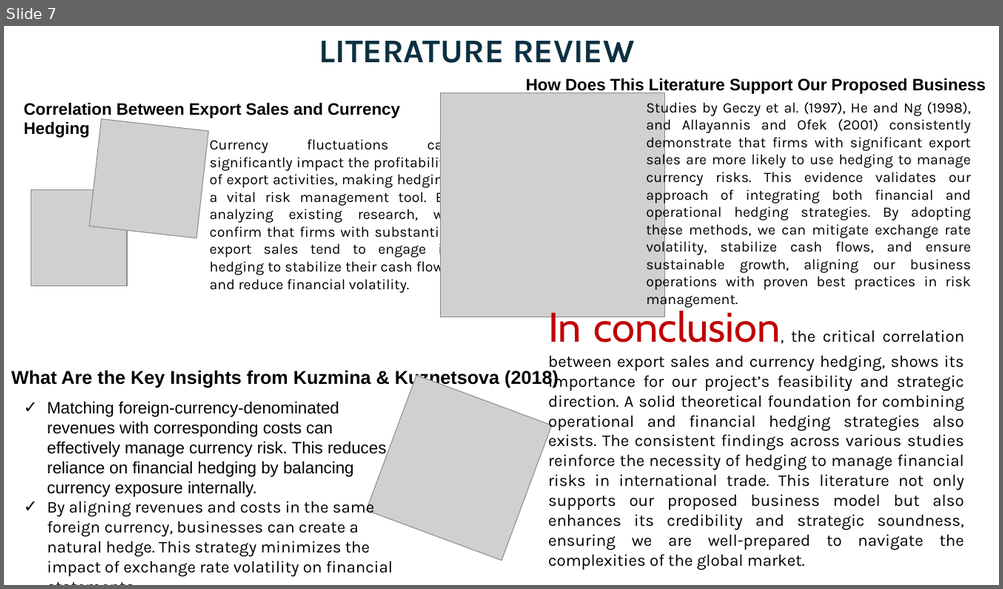
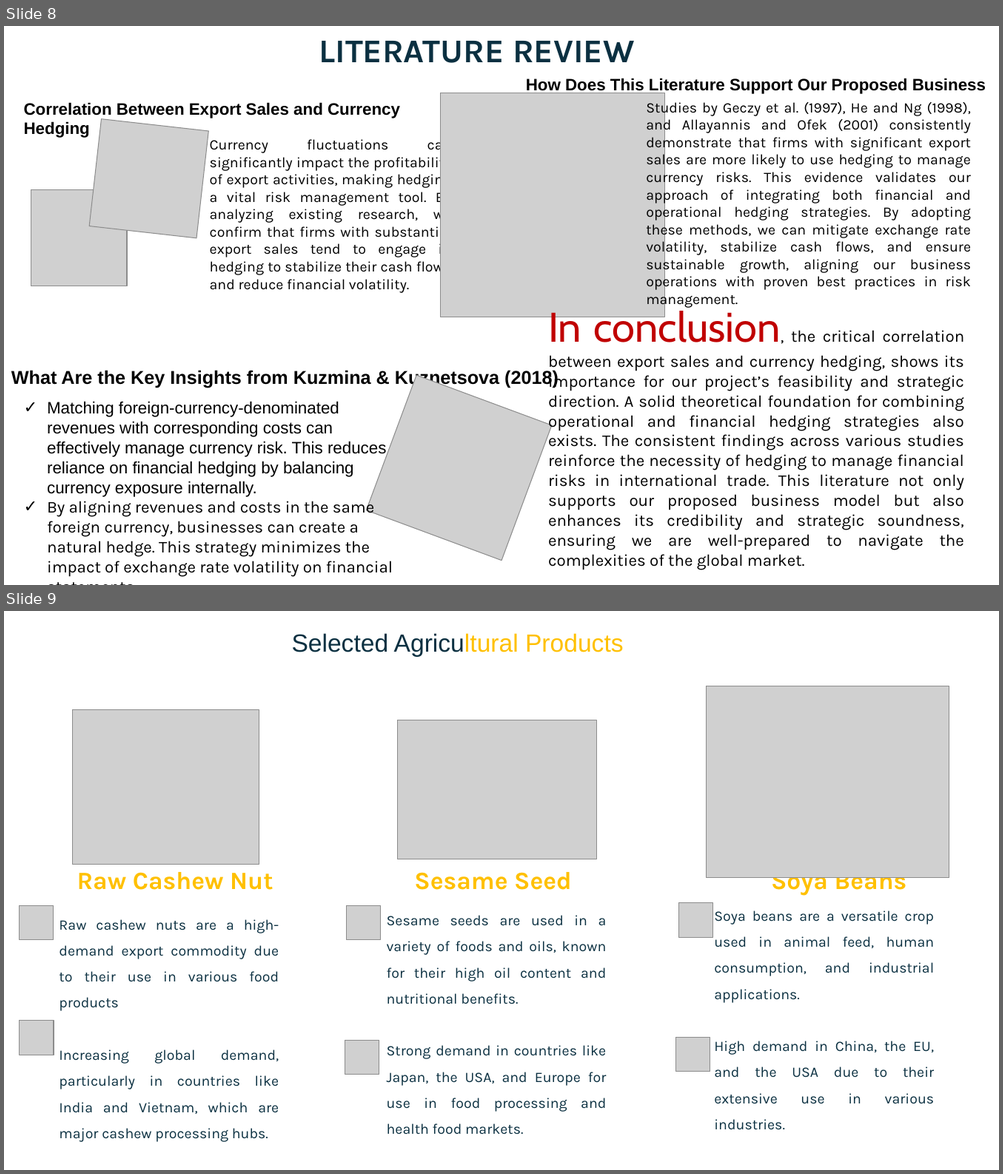
Before and after one commit to Gbekoilias/SustainableBusinessExpansion, a slide deck: Diversification Strategy for Government Construction.pptx. Shown one above the other, each under a label of ours: slide 7 before the commit, slides 8 and 9 after it. The pictures are 1003x589 and 1003x1174 pixels, drawn with LibreOffice and Linux fonts; fonts in the diff are those of the drawing; grey boxes stand for pictures. Boxes give left, top, right and bottom in pixels: in the first picture for what was removed or moved away, otherwise in the second. Text is boxed around its words. In the diff, an @@ line names an element or a change of style, - is before the commit and + after.

```diff
--- a/Diversification Strategy for Government Construction.pptx
+++ b/Diversification Strategy for Government Construction.pptx
@@ slide 9 added at (x1=4, y1=611, x2=999, y2=1170), background #FFFFFF @@
@@ text added at (x1=292, y1=633, x2=623, y2=657), 24 pt, text #0B3041 @@
+Selected Agricultural Products
@@ picture added at (x1=706, y1=686, x2=948, y2=878) @@
@@ picture added at (x1=73, y1=710, x2=259, y2=865) @@
@@ picture added at (x1=397, y1=720, x2=597, y2=860) @@
@@ text added at (x1=77, y1=872, x2=273, y2=890), 24 pt, text #FFC000, bold @@
+Raw Cashew Nut
@@ text added at (x1=414, y1=872, x2=572, y2=890), 24 pt, text #FFC000, bold @@
+Sesame Seed
@@ text added at (x1=771, y1=867, x2=907, y2=896), 24 pt, text #FFC000, bold @@
+Soya Beans
@@ picture added at (x1=19, y1=906, x2=54, y2=940) @@
@@ text added at (x1=59, y1=920, x2=279, y2=1142), 14 pt, text #0B3041 @@
+Raw cashew nuts are a high-demand export commodity due to their use in various food products
+Increasing global demand, particularly in countries like India and Vietnam, which are major cashew processing hubs.
@@ picture added at (x1=347, y1=906, x2=381, y2=940) @@
@@ text added at (x1=387, y1=915, x2=606, y2=1135), 14 pt, text #0B3041 @@
+Sesame seeds are used in a variety of foods and oils, known for their high oil content and nutritional benefits.
+Strong demand in countries like Japan, the USA, and Europe for use in food processing and health food markets.
@@ picture added at (x1=678, y1=903, x2=713, y2=938) @@
@@ text added at (x1=714, y1=911, x2=934, y2=1105), 14 pt, text #0B3041 @@
+Soya beans are a versatile crop used in animal feed, human consumption, and industrial applications.
+High demand in China, the EU, and the USA due to their extensive use in various industries.
@@ picture added at (x1=19, y1=1021, x2=54, y2=1055) @@
@@ picture added at (x1=345, y1=1041, x2=379, y2=1075) @@
@@ picture added at (x1=675, y1=1038, x2=710, y2=1072) @@
@@ what was slide 7 is now slide 8 @@
```
Also in this commit, not shown: 2 slides changed, 6 other slides added, 2 slides removed, 5 other files.
